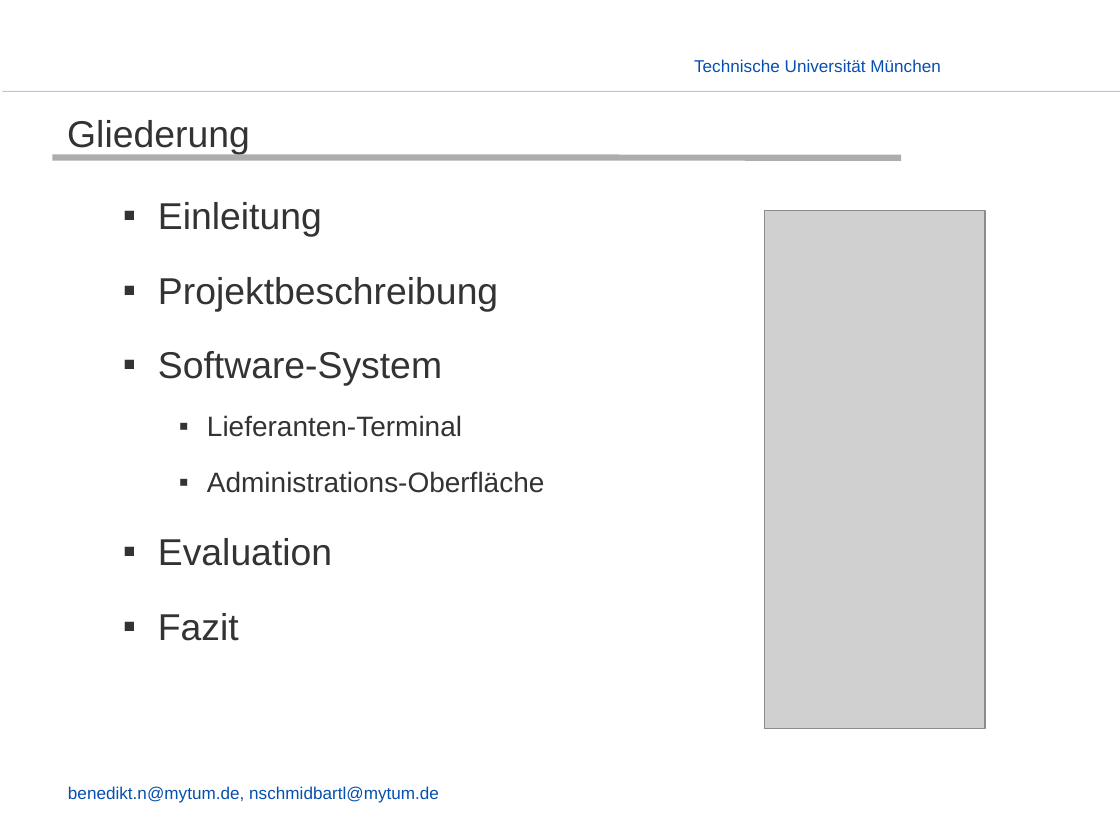
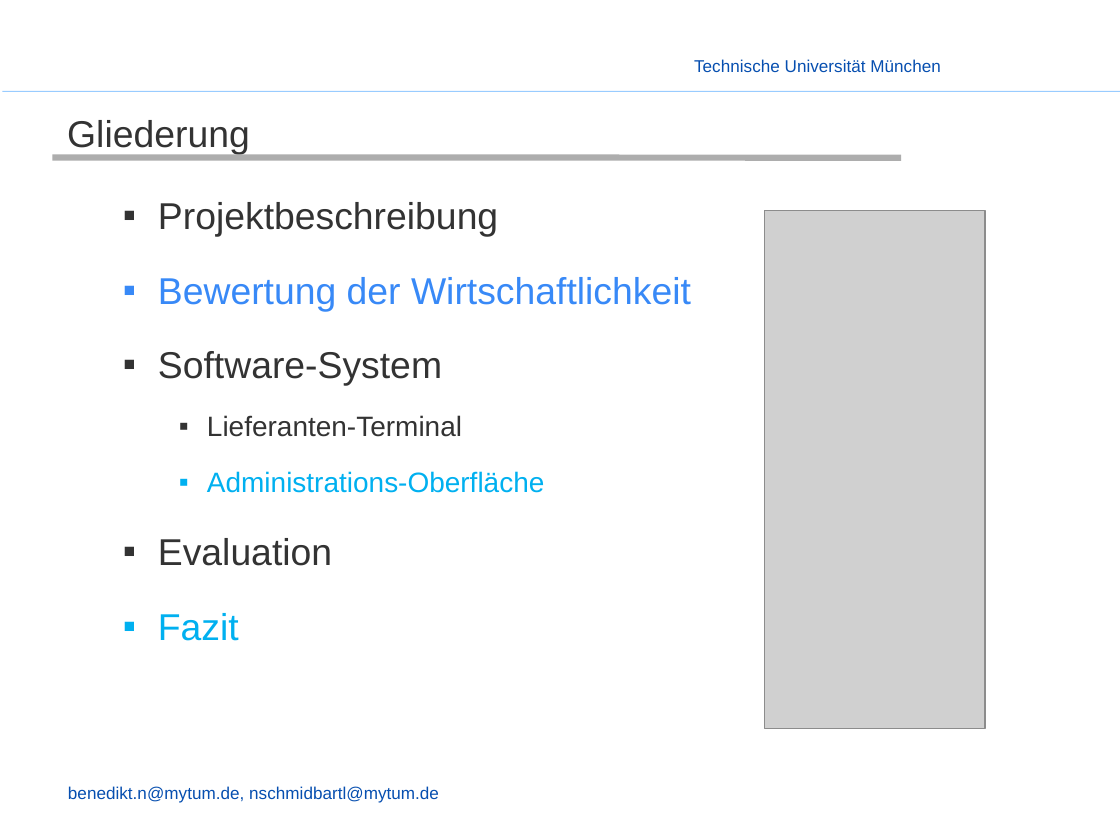
Before and after one commit to enjayes/logistikapp, a slide deck: slide 2 of Präsentation/Presentation - Benjo.pptx. Drawn at 1120x840 pixels with LibreOffice and Linux fonts; fonts in the diff are those of the drawing; grey boxes stand for pictures; background and template pictures are left out. Boxes give left, top, right and bottom in pixels: in the first picture for what was removed or moved away, otherwise in the second. Text is boxed around its words. In the diff, an @@ line names an element or a change of style, - is before the commit and + after.

```diff
--- a/Präsentation/Presentation - Benjo.pptx
+++ b/Präsentation/Presentation - Benjo.pptx
@@ text at box(158, 202, 322, 237): paragraph removed @@
-  ▪ Einleitung
@@ text at box(158, 277, 691, 311): paragraph added @@
+  ▪ Bewertung der Wirtschaftlichkeit
@@ text at box(158, 471, 545, 641): text colour #333333 to #00B0F0 in "Administrations-Oberfläche", "Fazit" @@
```
Also in this commit, not shown: 7 slides added, 7 slides removed, 1 other file.
